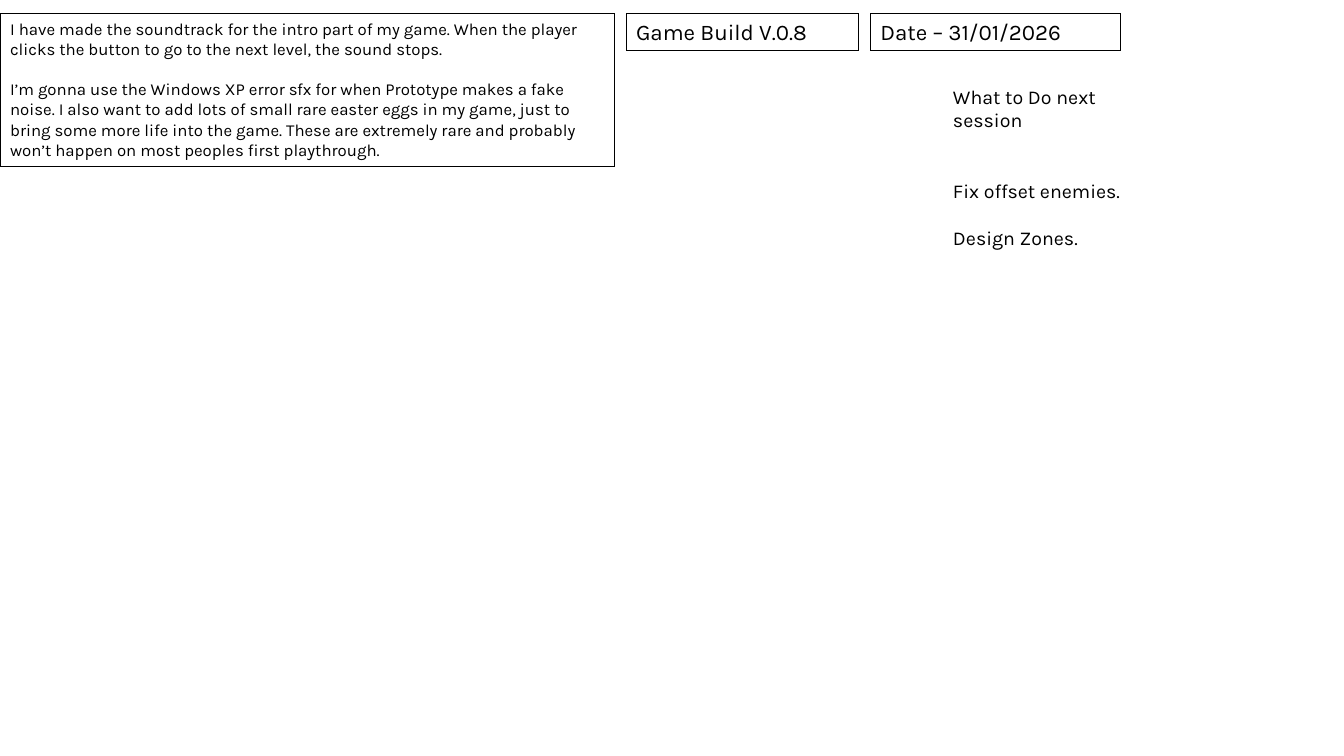
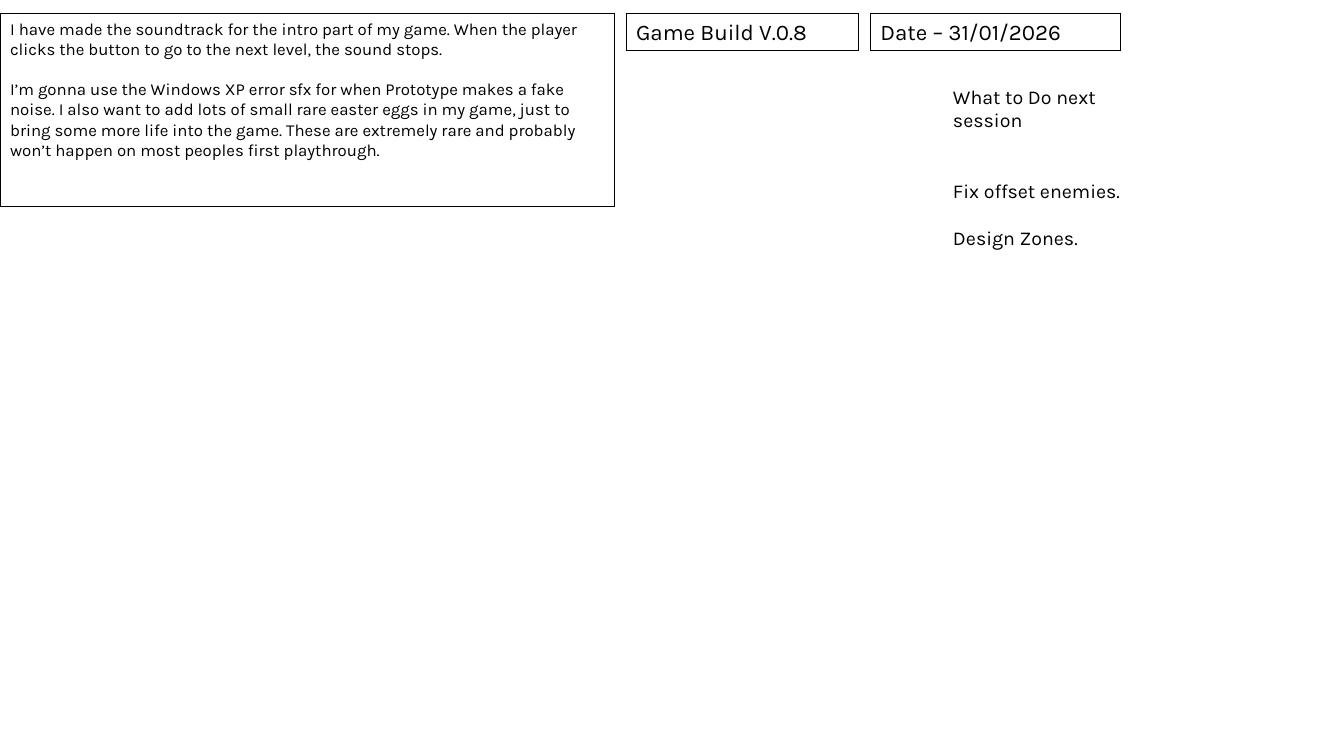
Before and after one commit to QuotedTrain5221/Critical-Failure-3, a slide deck: slide 27 of Logs/Development Log and Alpha Testing.pptx. Drawn at 1344x756 pixels with LibreOffice and Linux fonts; fonts in the diff are those of the drawing. Boxes give left, top, right and bottom in pixels: in the first picture for what was removed or moved away, otherwise in the second. Text is boxed around its words. In the diff, an @@ line names an element or a change of style, - is before the commit and + after.

```diff
--- a/Logs/Development Log and Alpha Testing.pptx
+++ b/Logs/Development Log and Alpha Testing.pptx
@@ rectangle "I have made the soundtrack ...": place and size @@
-rectangle "I have made the soundtrack ..." at <box>0,13,615,165</box>
+rectangle "I have made the soundtrack ..." at <box>0,13,615,207</box>
```
Also in this commit, not shown: 5 other slides changed, 27 slides added.
